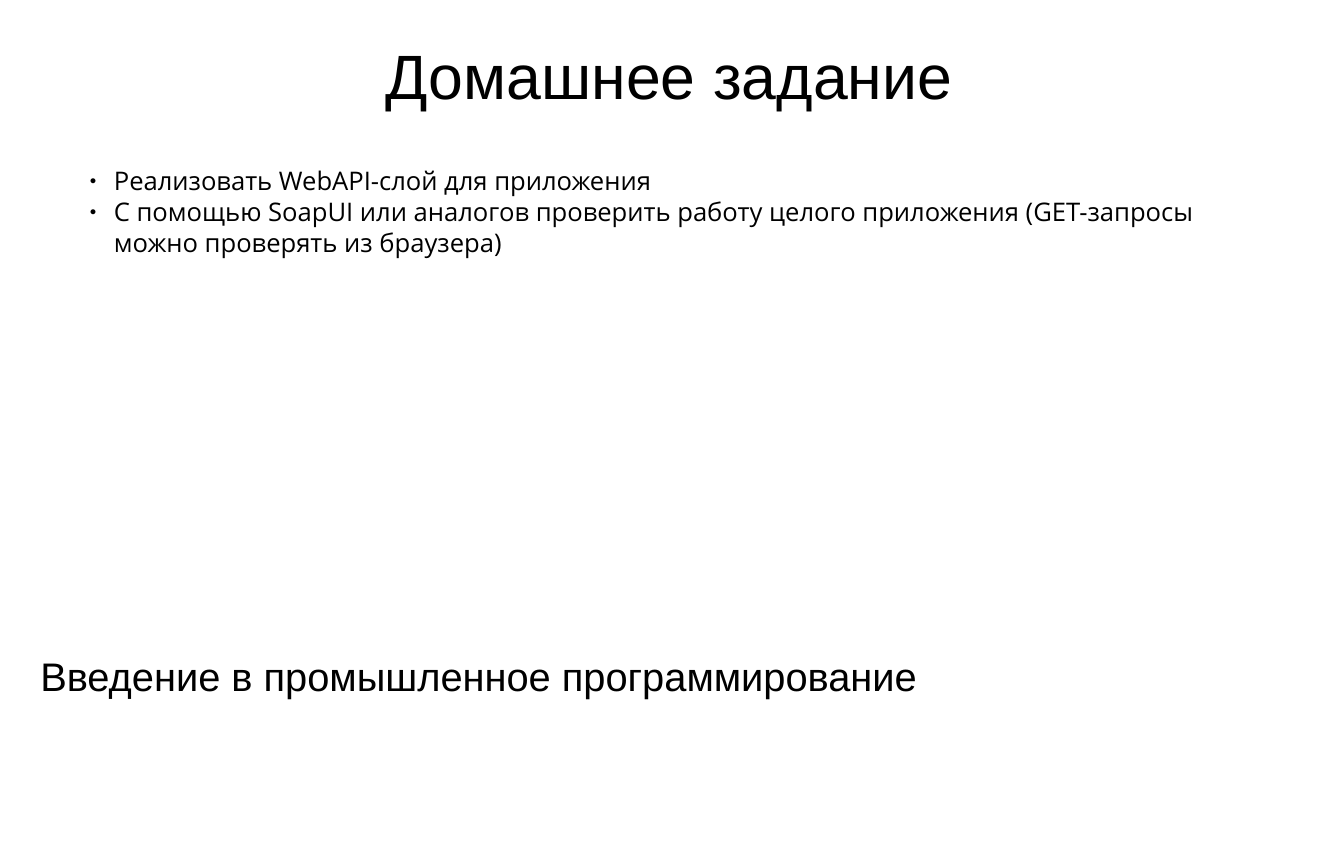
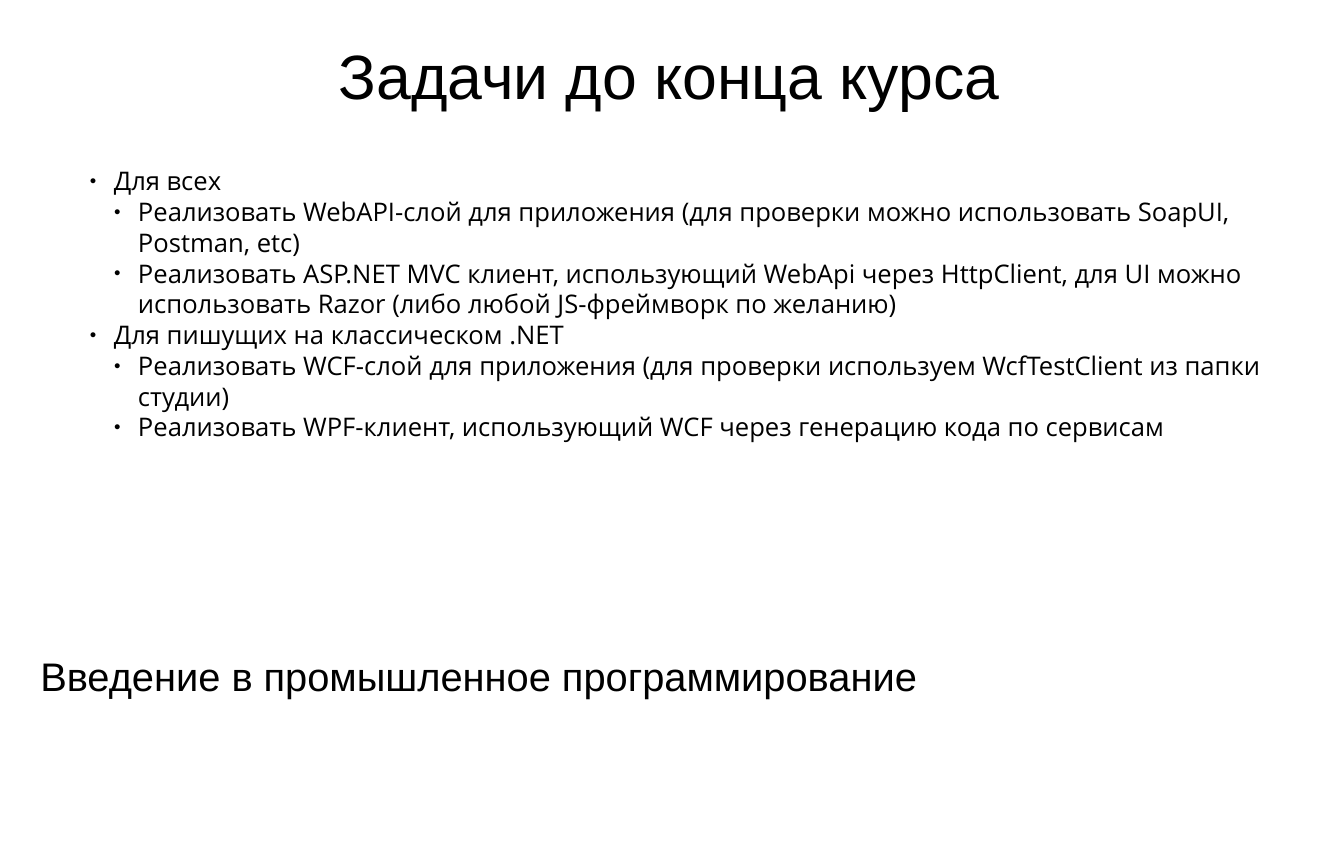
Before and after one commit to PeshekhonovK/ExampleSolution, a slide deck: slide 9 of docs/ЛЭТИ ВвПП 2019.5.pptx. Drawn at 1344x847 pixels with LibreOffice and Linux fonts; fonts in the diff are those of the drawing; background and template pictures are left out. Boxes give left, top, right and bottom in pixels: in the first picture for what was removed or moved away, otherwise in the second. Text is boxed around its words. In the diff, an @@ line names an element or a change of style, - is before the commit and + after.

```diff
--- a/docs/ЛЭТИ ВвПП 2019.5.pptx
+++ b/docs/ЛЭТИ ВвПП 2019.5.pptx
@@ text at <box>338,55,1000,111</box>: text changed @@
-Домашнее задание
+Задачи до конца курса
@@ text at <box>114,171,1261,442</box>: text changed @@
-● Реализовать WebAPI-слой для приложения
-● С помощью SoapUI или аналогов проверить работу целого приложения (GET-запросы можно проверять из браузера)
+● Для всех
+  ● Реализовать WebAPI-слой для приложения (для проверки можно использовать SoapUI, Postman, etc)
+  ● Реализовать ASP.NET MVC клиент, использующий WebApi через HttpClient, для UI можно использовать Razor (либо любой JS-фреймворк по желанию)
+● Для пишущих на классическом .NET
+  ● Реализовать WCF-слой для приложения (для проверки используем WcfTestClient из папки студии)
+  ● Реализовать WPF-клиент, использующий WCF через генерацию кода по сервисам
```
Also in this commit, not shown: 1 slide added.
